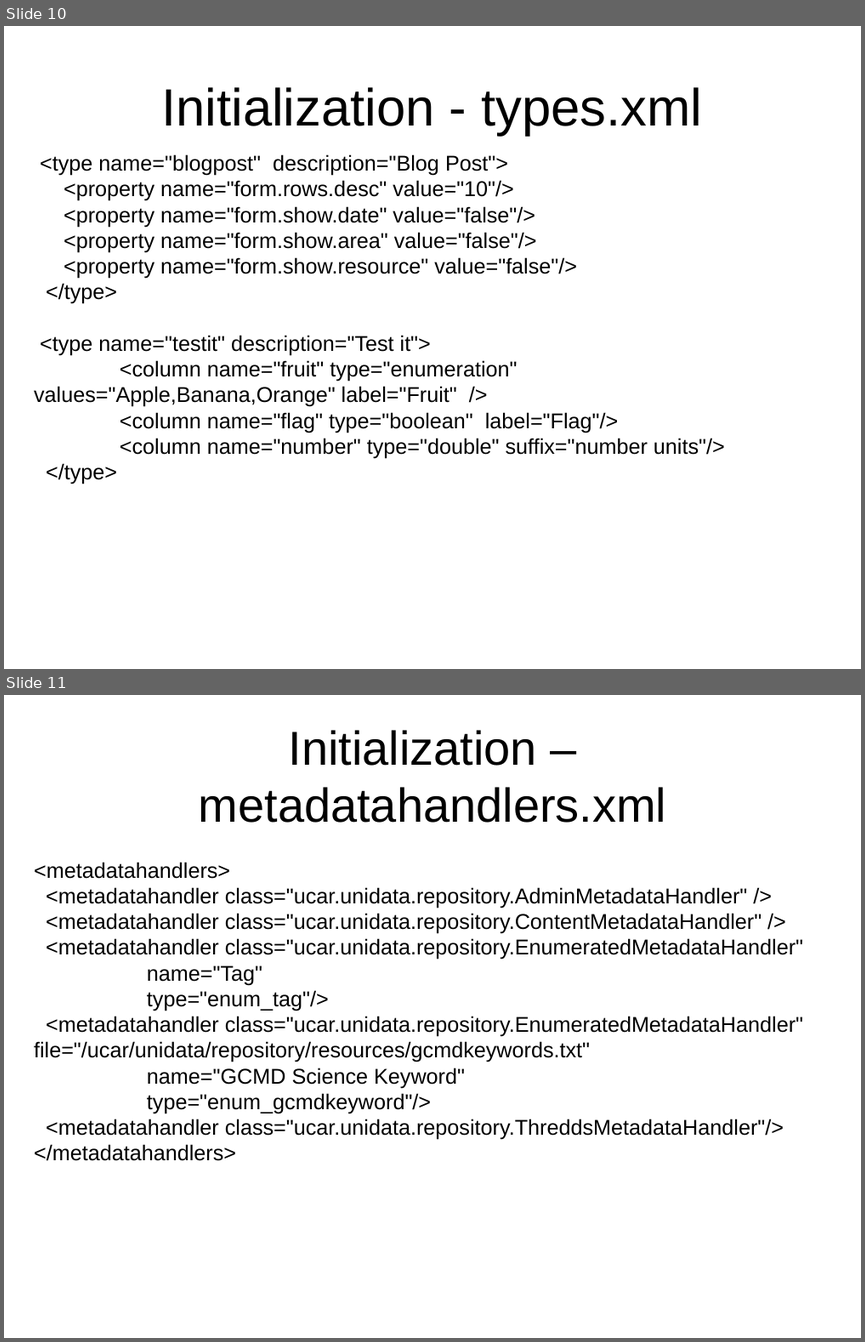
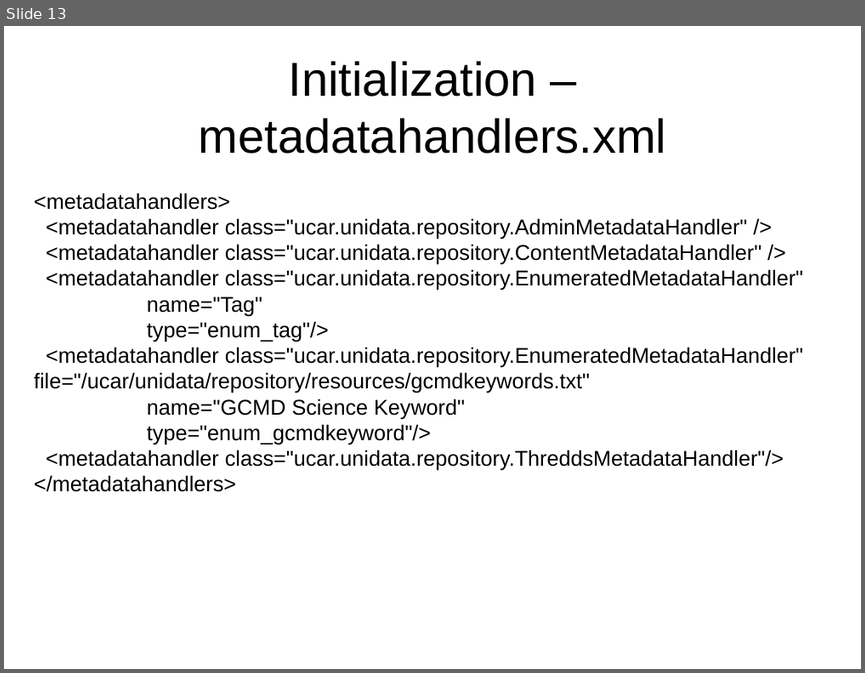
Before and after one commit to Unidata/IDV, a slide deck: ucar/unidata/repository/docs/presentations/architecture.ppt. Shown one above the other, each under a label of ours: slides 10 and 11 before the commit, slide 13 after it. The pictures are 865x1342 and 865x673 pixels, drawn with LibreOffice and Linux fonts; fonts in the diff are those of the drawing. Boxes give left, top, right and bottom in pixels: in the first picture for what was removed or moved away, otherwise in the second. Text is boxed around its words. In the diff, an @@ line names an element or a change of style, - is before the commit and + after.

Commit message:
An example metadata type

```diff
--- a/ucar/unidata/repository/docs/presentations/architecture.ppt
+++ b/ucar/unidata/repository/docs/presentations/architecture.ppt
@@ slide 10 removed at [4, 26, 861, 669], background #FFFFFF @@
@@ title removed at [161, 87, 703, 136] @@
-Initialization - types.xml
@@ text removed at [34, 154, 725, 484] @@
-<type name="blogpost" description="Blog Post">
-<property name="form.rows.desc" value="10"/>
-<property name="form.show.date" value="false"/>
-<property name="form.show.area" value="false"/>
-<property name="form.show.resource" value="false"/>
-</type>
-<type name="testit" description="Test it">
-<column name="fruit" type="enumeration" values="Apple,Banana,Orange" label="Fruit" />
-<column name="flag" type="boolean" label="Flag"/>
-<column name="number" type="double" suffix="number units"/>
-</type>
@@ what was slide 11 is now slide 13 @@
```
Also in this commit, not shown: 6 slides changed, 4 slides added, 1 other slide removed, 4 other files.
